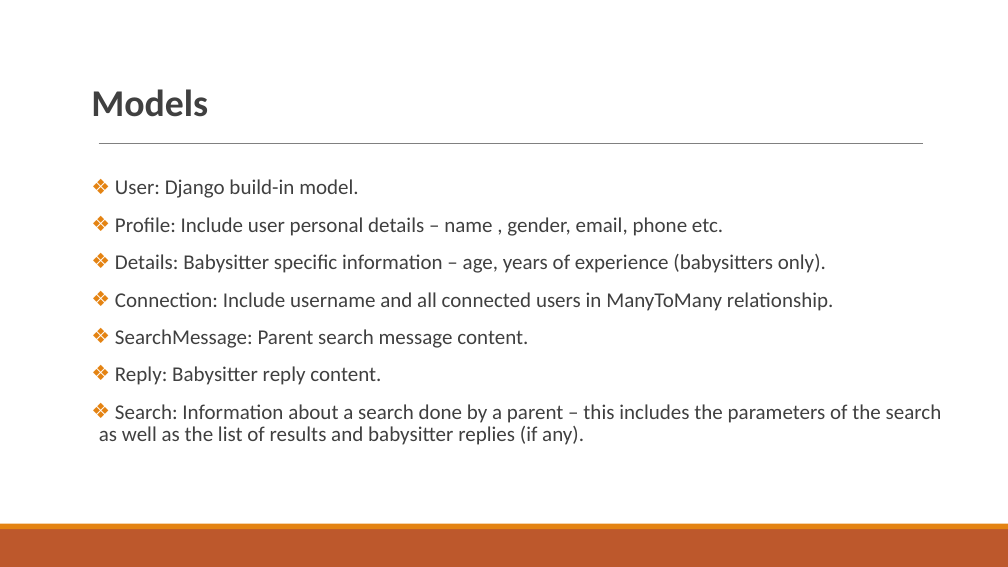
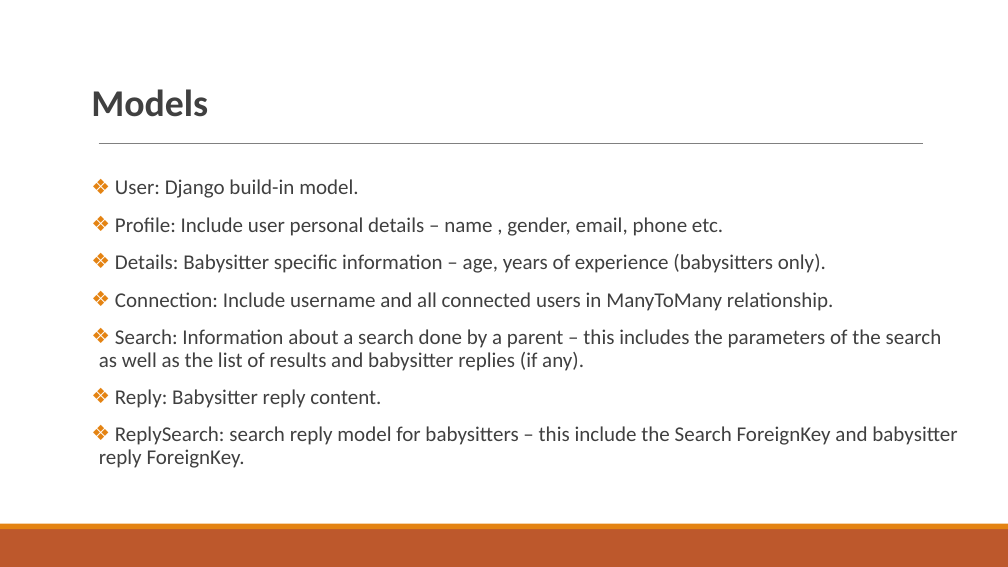
Before and after one commit to BioInfoData/sheCodesFinal, a slide deck: slide 5 of sheCodesFinal.pptx. Drawn at 1008x567 pixels with LibreOffice and Linux fonts; fonts in the diff are those of the drawing. Boxes give left, top, right and bottom in pixels: in the first picture for what was removed or moved away, otherwise in the second. Text is boxed around its words. In the diff, an @@ line names an element or a change of style, - is before the commit and + after.

Commit message:
presentation

```diff
--- a/sheCodesFinal.pptx
+++ b/sheCodesFinal.pptx
@@ text at (99, 329, 942, 371): text changed @@
-❖ SearchMessage: Parent search message content.
+❖ Search: Information about a search done by a parent – this includes the parameters of the search as well as the list of results and babysitter replies (if any).
@@ text at (99, 426, 957, 468): text changed @@
-❖ Search: Information about a search done by a parent – this includes the parameters of the search as well as the list of results and babysitter replies (if any).
+❖ ReplySearch: search reply model for babysitters – this include the Search ForeignKey and babysitter reply ForeignKey.
```
Also in this commit, not shown: 2 other slides changed, 6 other files.
